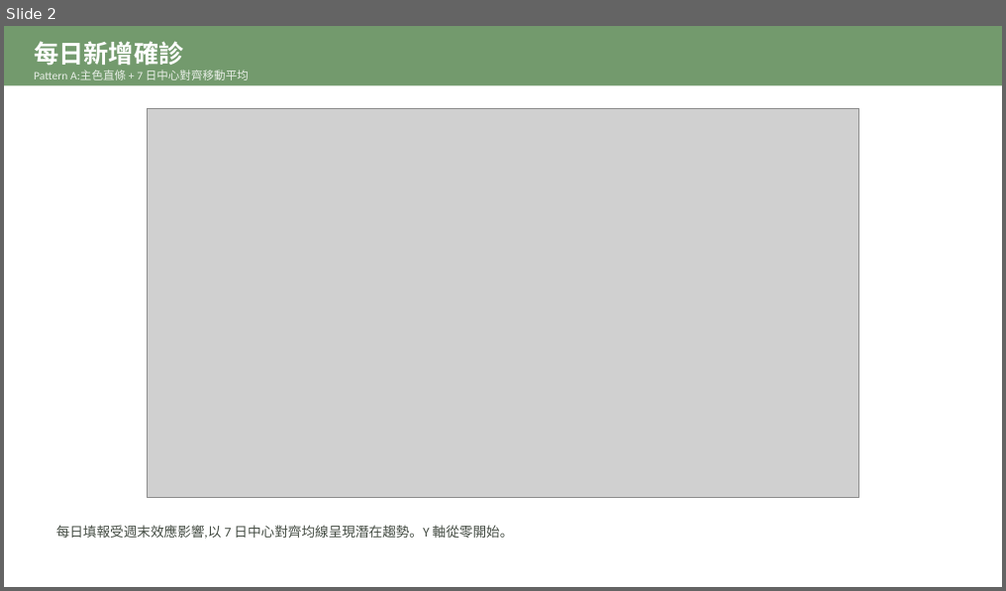
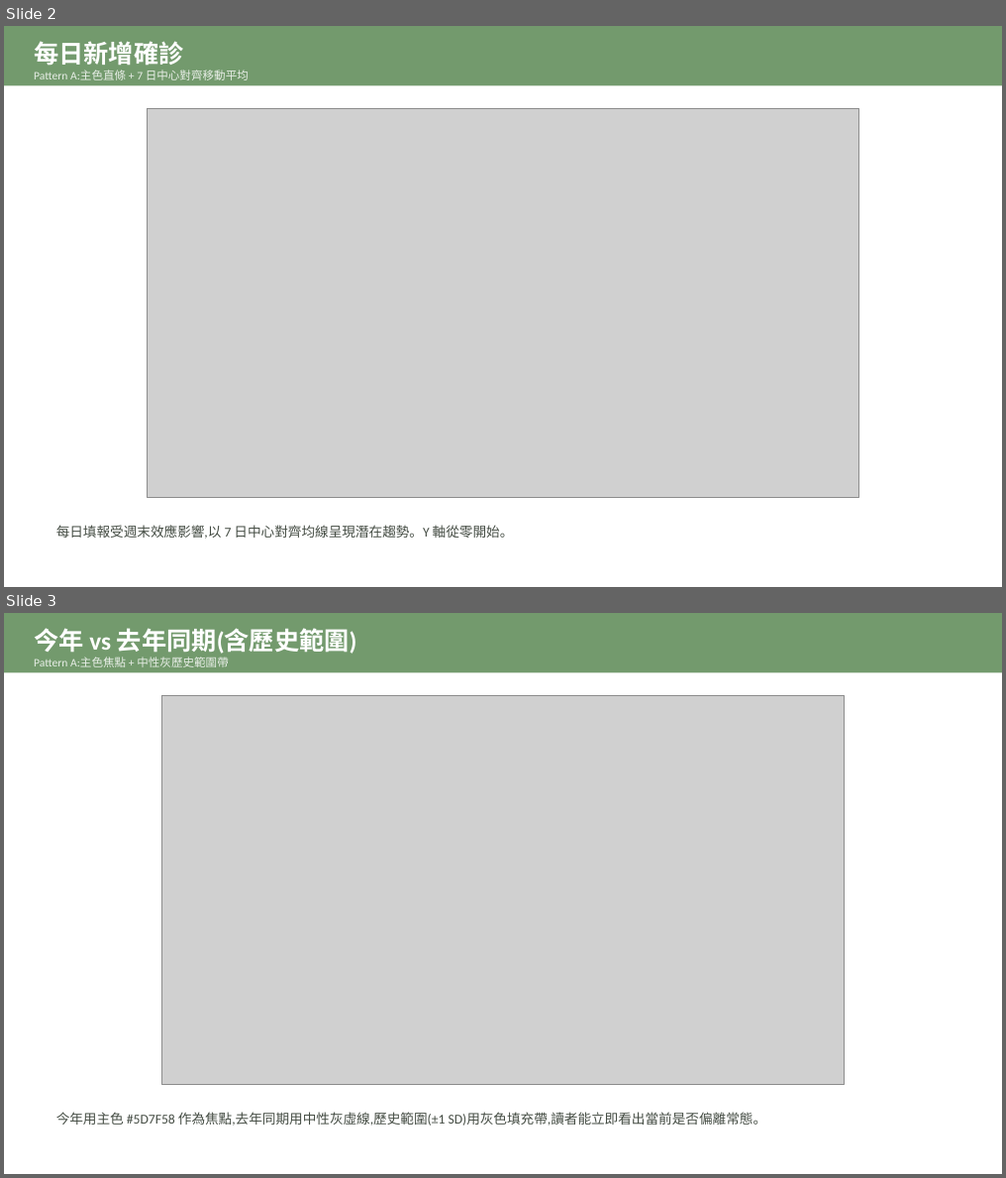
Before and after one commit to drhao/epi-dataviz-styleguide, a slide deck: resources/office-templates/epidemic-report-template.pptx. Shown one above the other, each under a label of ours: slide 2 before the commit, slides 2 and 3 after it. The pictures are 1006x591 and 1006x1178 pixels, drawn with LibreOffice and Linux fonts; fonts in the diff are those of the drawing; grey boxes stand for pictures. Boxes give left, top, right and bottom in pixels: in the first picture for what was removed or moved away, otherwise in the second. Text is boxed around its words. In the diff, an @@ line names an element or a change of style, - is before the commit and + after.

```diff
--- a/resources/office-templates/epidemic-report-template.pptx
+++ b/resources/office-templates/epidemic-report-template.pptx
@@ slide 3 added at [4,613,1002,1174], background #FFFFFF @@
@@ rectangle added at [4,613,1002,672], fill #739A6D @@
@@ text added at [34,628,357,667], 11 pt, text #E8EEE7 @@
+今年 vs 去年同期(含歷史範圍)
+Pattern A:主色焦點 + 中性灰歷史範圍帶
@@ picture added at [162,695,845,1084] @@
@@ text added at [56,1112,767,1126], 13 pt, text #444C43 @@
+今年用主色 #5D7F58 作為焦點,去年同期用中性灰虛線,歷史範圍(±1 SD)用灰色填充帶,讀者能立即看出當前是否偏離常態。
```
Also in this commit, not shown: 1 slide removed, 8 other files.
